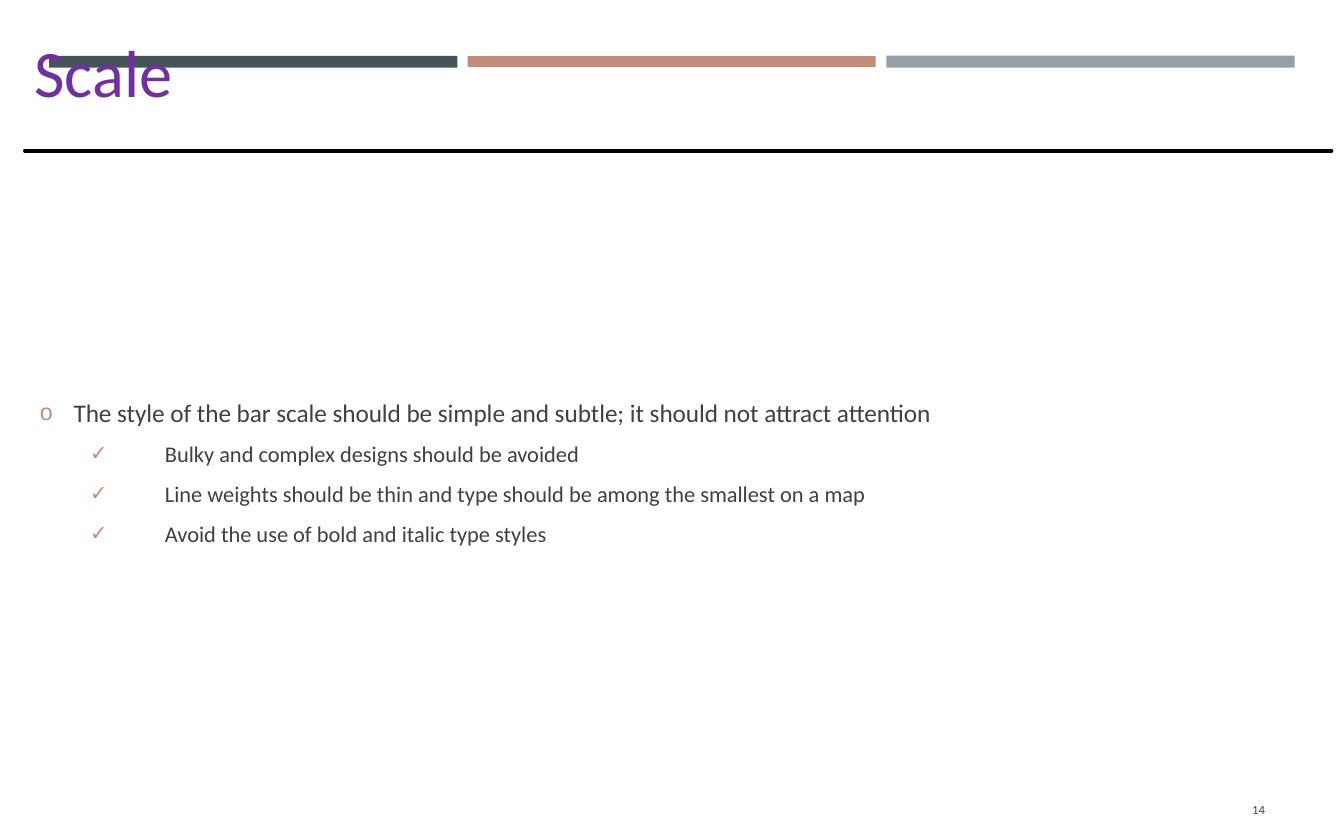
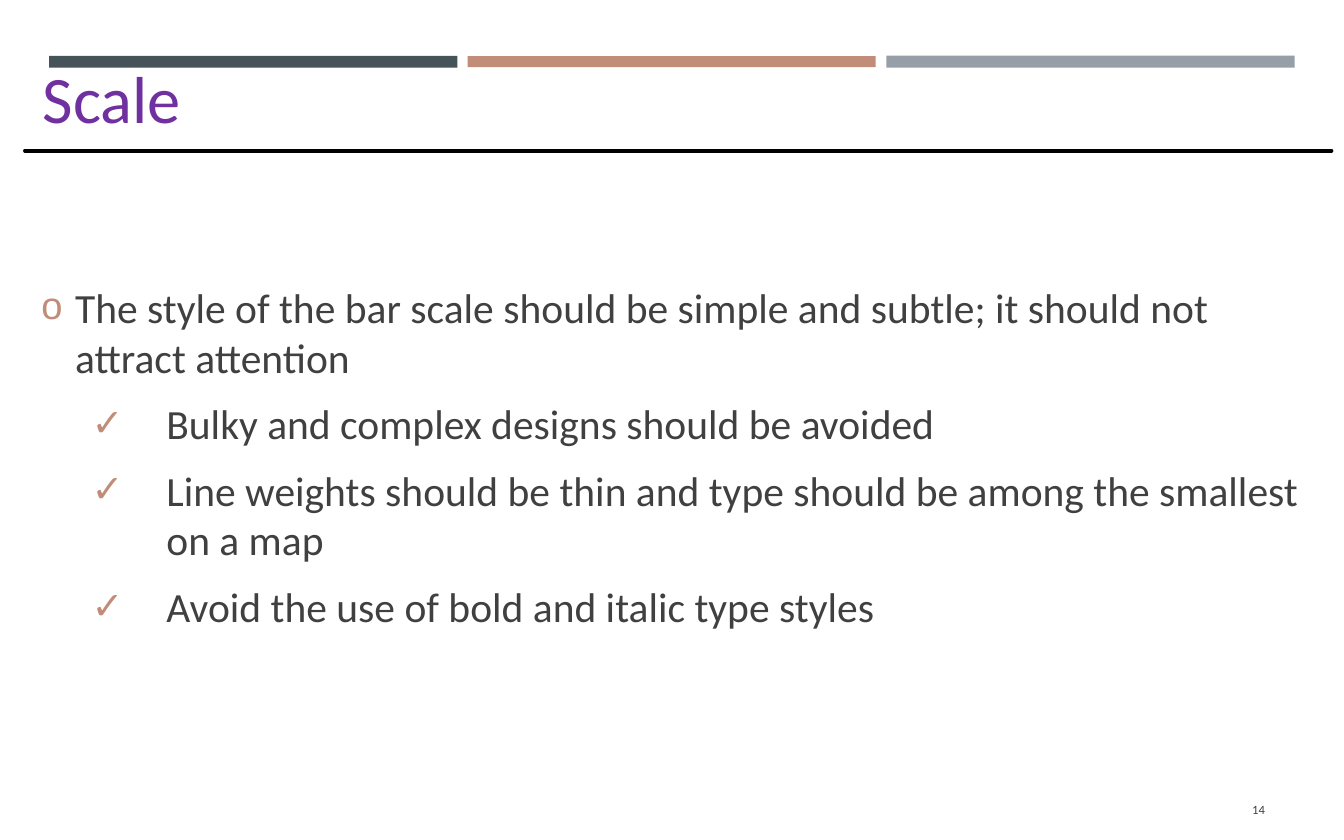
Before and after one commit to gisynw/GIS_I, a slide deck: slide 14 of docs/Lectures/Week07/Lecture07_GEOG2475_Thursday.pptx. Drawn at 1344x840 pixels with LibreOffice and Linux fonts; fonts in the diff are those of the drawing. Boxes give left, top, right and bottom in pixels: in the first picture for what was removed or moved away, otherwise in the second. Text is boxed around its words. In the diff, an @@ line names an element or a change of style, - is before the commit and + after.

```diff
--- a/docs/Lectures/Week07/Lecture07_GEOG2475_Thursday.pptx
+++ b/docs/Lectures/Week07/Lecture07_GEOG2475_Thursday.pptx
@@ text "Scale": place and size @@
-text "Scale" at <box>34,51,172,98</box>
+text "Scale" at <box>43,77,181,124</box>
@@ text "The style of the bar ...": place and size @@
-text "The style of the bar ..." at <box>74,404,930,546</box>
+text "The style of the bar ..." at <box>75,294,1298,629</box>
@@ text "The style of the bar ..." at <box>75,294,1298,629</box>: size 12.2 to 20 pt in "The style of the bar scale should ..."; size 10.8 to 20 pt in "Bulky and complex designs should be avoided", "Line weights should be thin and type ...", "Avoid the use of bold and italic ..."; more space between paragraphs @@
```
Also in this commit, not shown: 13 other slides changed, 1 slide added, 10 other files.
